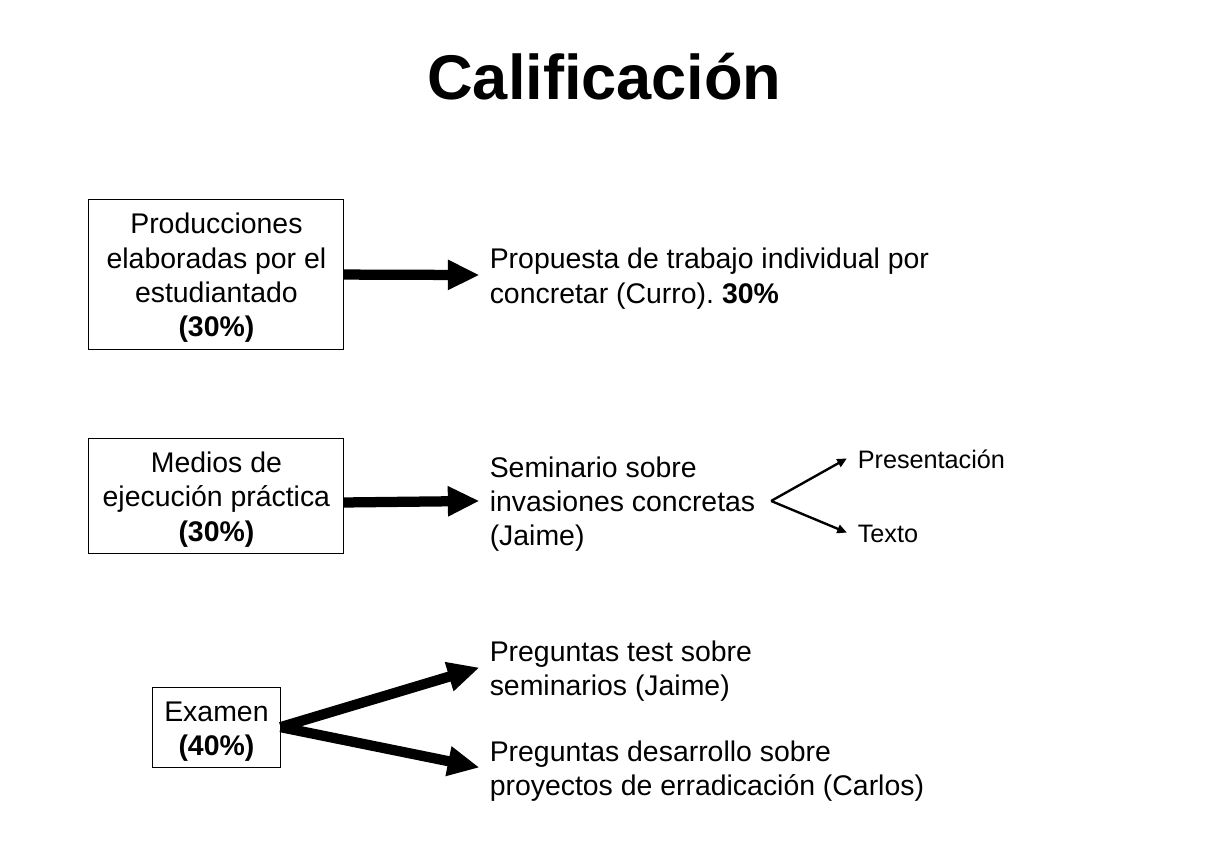
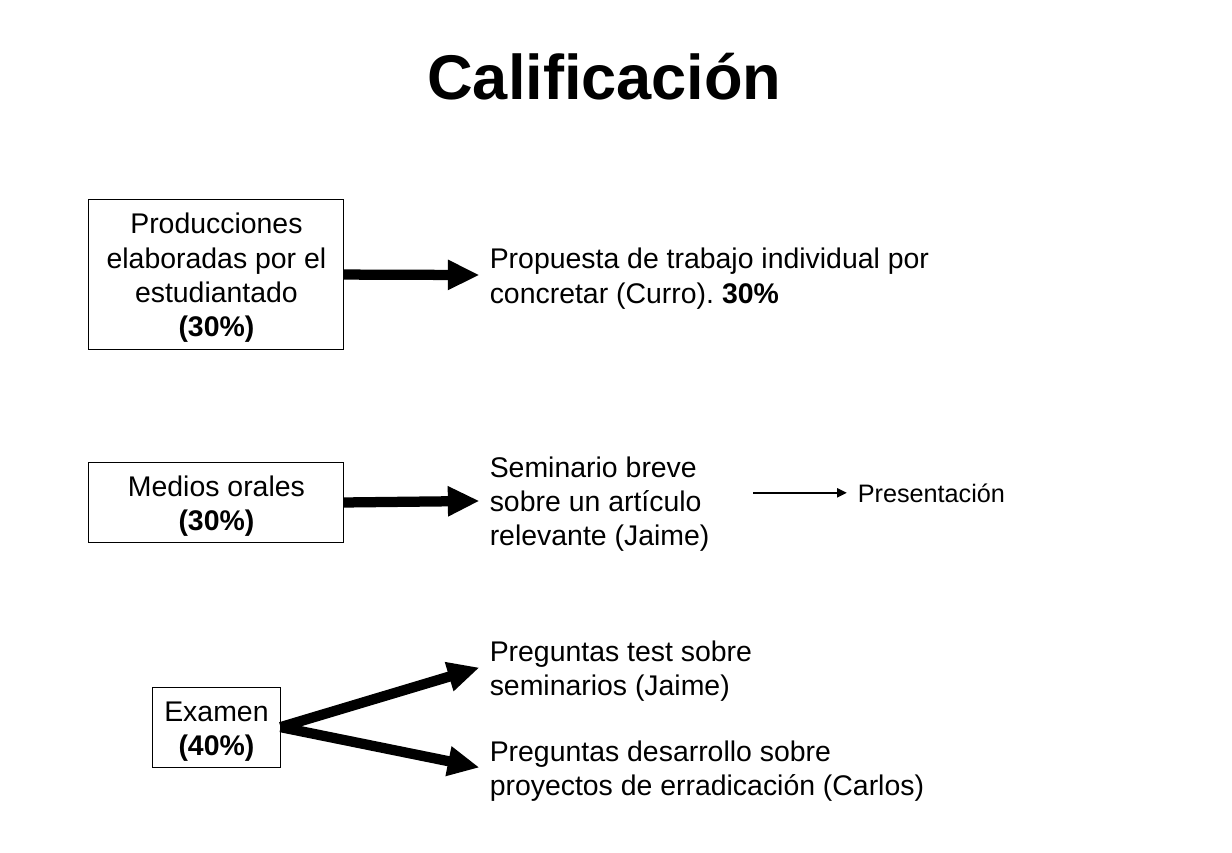
Before and after one commit to aprendiendo-cosas/Te_contenidos_IEEI_masterbio_UCO, a slide deck: slide 5 of presentacion/presentacion_asignatura.pptx. Drawn at 1232x853 pixels with LibreOffice and Linux fonts; fonts in the diff are those of the drawing. Boxes give left, top, right and bottom in pixels: in the first picture for what was removed or moved away, otherwise in the second. Text is boxed around its words. In the diff, an @@ line names an element or a change of style, - is before the commit and + after.

```diff
--- a/presentacion/presentacion_asignatura.pptx
+++ b/presentacion/presentacion_asignatura.pptx
@@ rectangle "Medios orales": place and size @@
-rectangle "Medios orales" at box(89, 439, 344, 554)
+rectangle "Medios orales" at box(89, 462, 344, 543)
@@ text in rectangle at box(128, 475, 304, 497): text changed @@
-Medios de ejecución práctica
+Medios orales
@@ text at box(490, 456, 710, 551): text changed @@
-Seminario sobre invasiones concretas (Jaime)
+Seminario breve sobre un artículo relevante (Jaime)
@@ text "Presentación": place and size @@
-text "Presentación" at box(858, 449, 1005, 469)
+text "Presentación" at box(858, 483, 1005, 503)
@@ arrow moved from (771, 502) - (847, 458) to (753, 493) - (847, 493) @@
@@ arrow removed from (771, 502) to (847, 532) @@
@@ text removed at box(858, 524, 918, 543) @@
-Texto
```
Also in this commit, not shown: 1 other slide changed.
